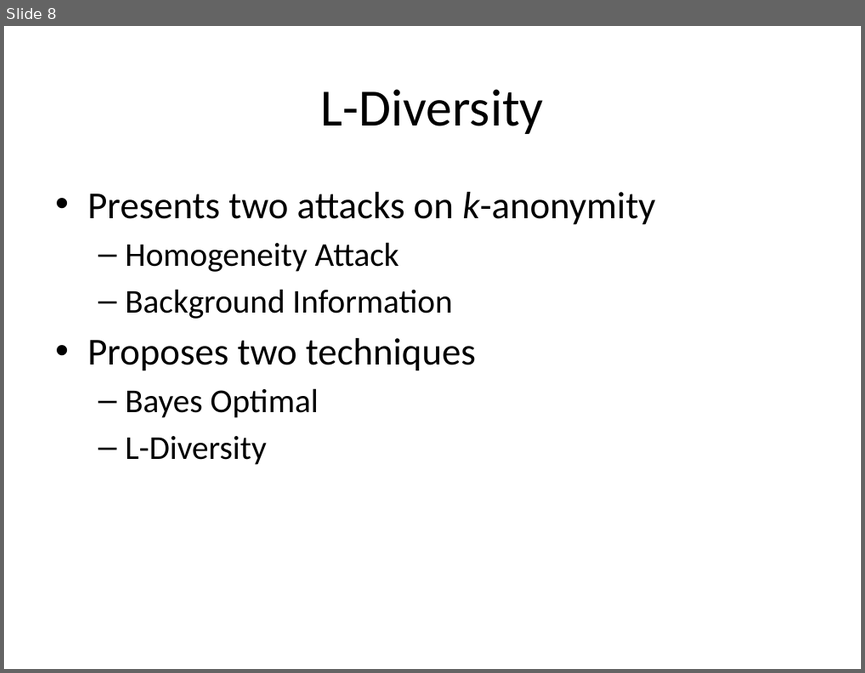
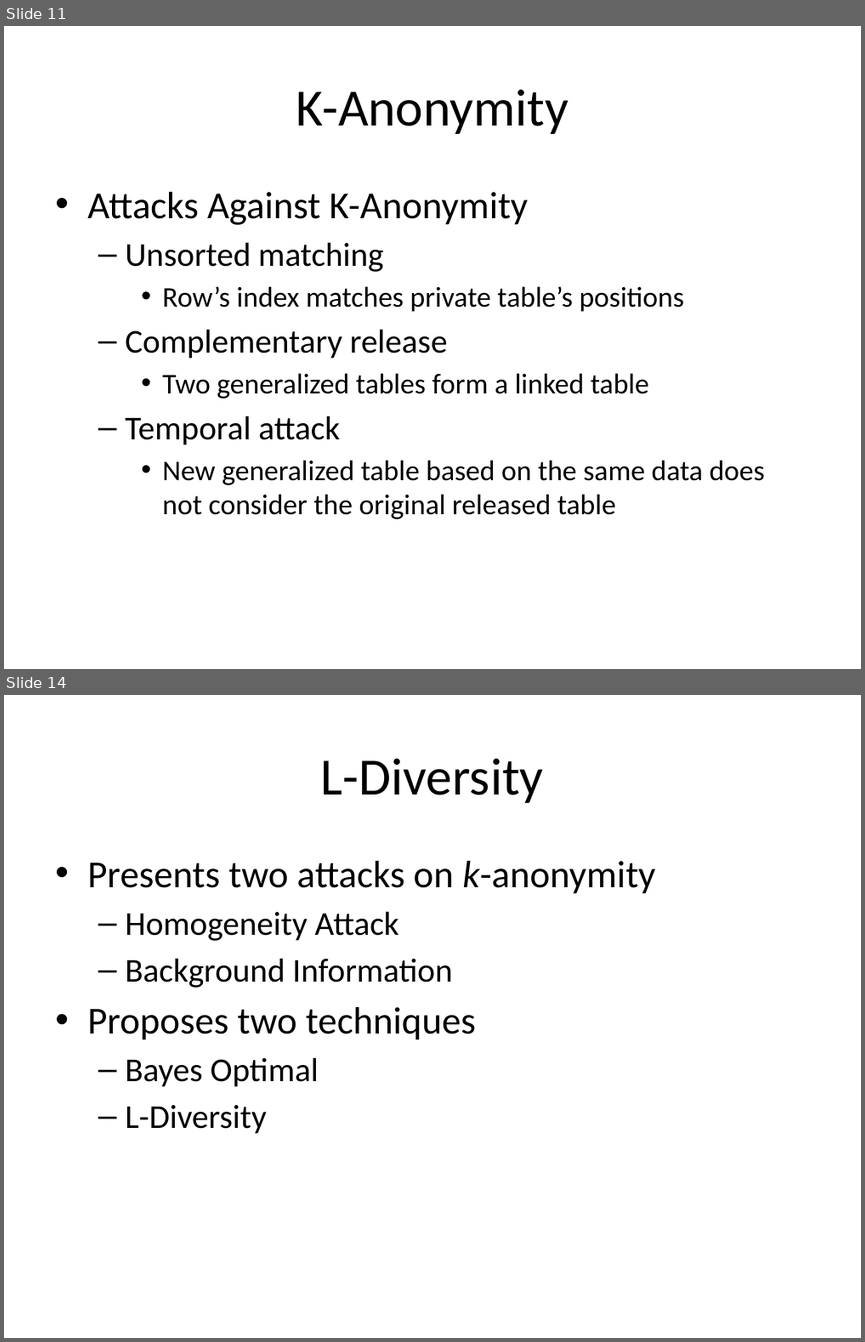
Before and after one commit to jayvelasco1990/big-data, a slide deck: Final Project/draft_presentation.pptx. Shown one above the other, each under a label of ours: slide 8 before the commit, slides 11 and 14 after it; the slides between them are not shown. The pictures are 865x673 and 865x1342 pixels, drawn with LibreOffice and Linux fonts; fonts in the diff are those of the drawing. Boxes give left, top, right and bottom in pixels: in the first picture for what was removed or moved away, otherwise in the second. Text is boxed around its words. In the diff, an @@ line names an element or a change of style, - is before the commit and + after.

```diff
--- a/Final Project/draft_presentation.pptx
+++ b/Final Project/draft_presentation.pptx
@@ slide 11 added at (4,26,861,669), background #FFFFFF @@
@@ title added at (296,89,568,134), 44 pt, text #000000 @@
+K-Anonymity
@@ text added at (87,192,765,519), 24 pt, text #000000 @@
+• Attacks Against K-Anonymity
+  – Unsorted matching
+    • Row’s index matches private table’s positions
+  – Complementary release
+    • Two generalized tables form a linked table
+  – Temporal attack
+    • New generalized table based on the same data does not consider the original released table
@@ what was slide 8 is now slide 14 @@
```
Also in this commit, not shown: 3 slides changed, 8 other slides added, 3 slides removed, 1 other file.
